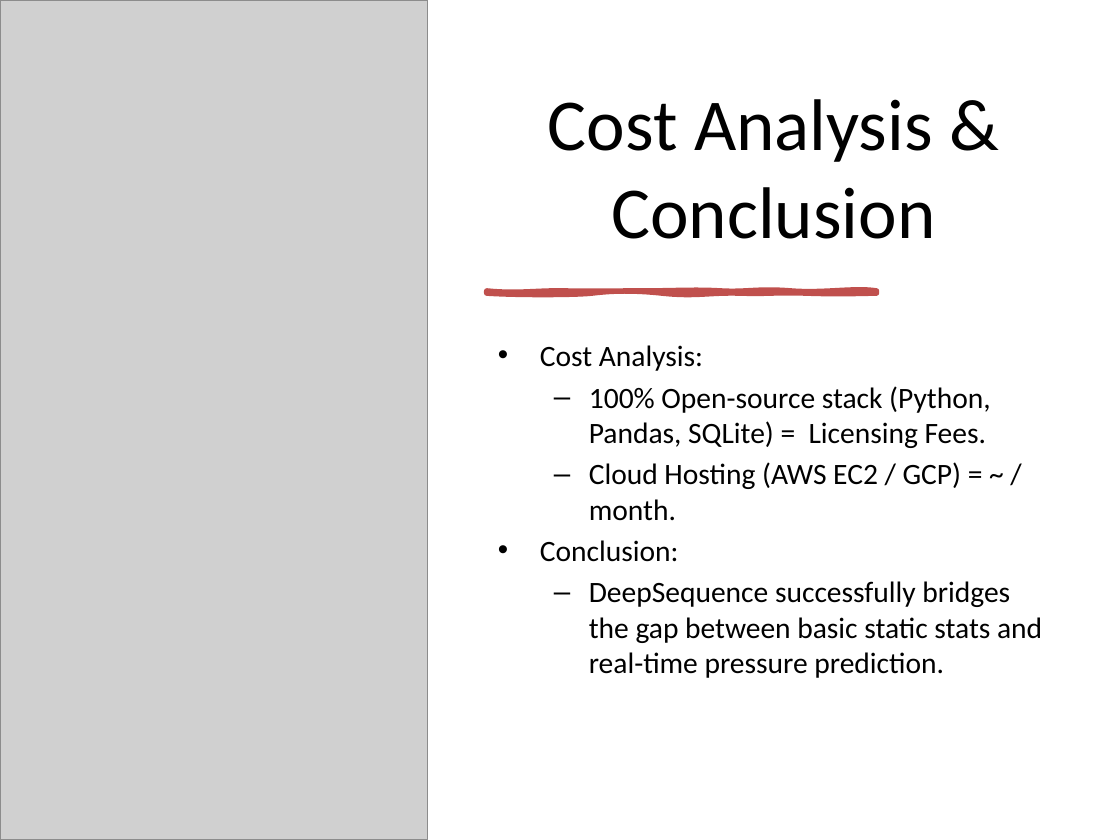
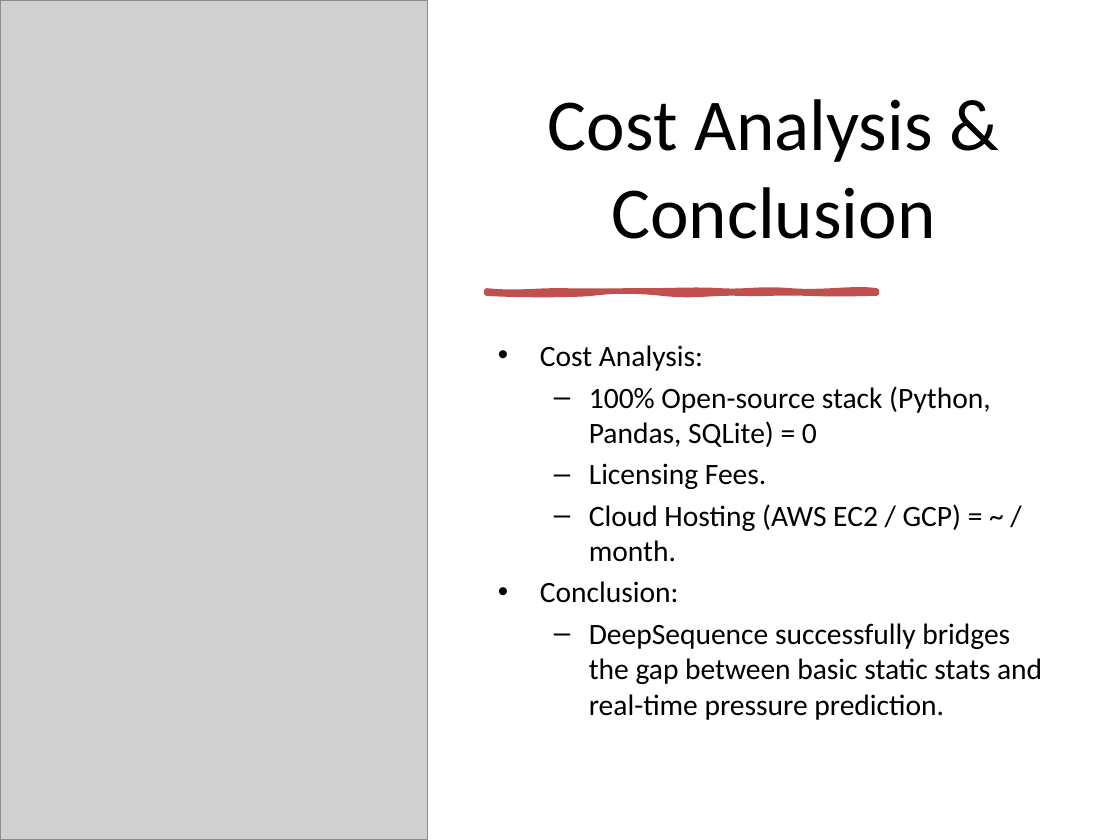
Before and after one commit to tazbidz01/deepsequence-t20i, a slide deck: slide 6 of DeepSequence_Final_Presentation_V3.pptx (slide 5 before the commit). Drawn at 1120x840 pixels with LibreOffice and Linux fonts; fonts in the diff are those of the drawing; grey boxes stand for pictures. Boxes give left, top, right and bottom in pixels: in the first picture for what was removed or moved away, otherwise in the second. Text is boxed around its words. In the diff, an @@ line names an element or a change of style, - is before the commit and + after.

```diff
--- a/DeepSequence_Final_Presentation_V3.pptx
+++ b/DeepSequence_Final_Presentation_V3.pptx
@@ text at [589,386,991,489]: text changed @@
-  – 100% Open-source stack (Python, Pandas, SQLite) = Licensing Fees.
+  – 100% Open-source stack (Python, Pandas, SQLite) = 0
+  – Licensing Fees.
```
Also in this commit, not shown: 2 other slides changed, 1 slide added, 10 other files.
